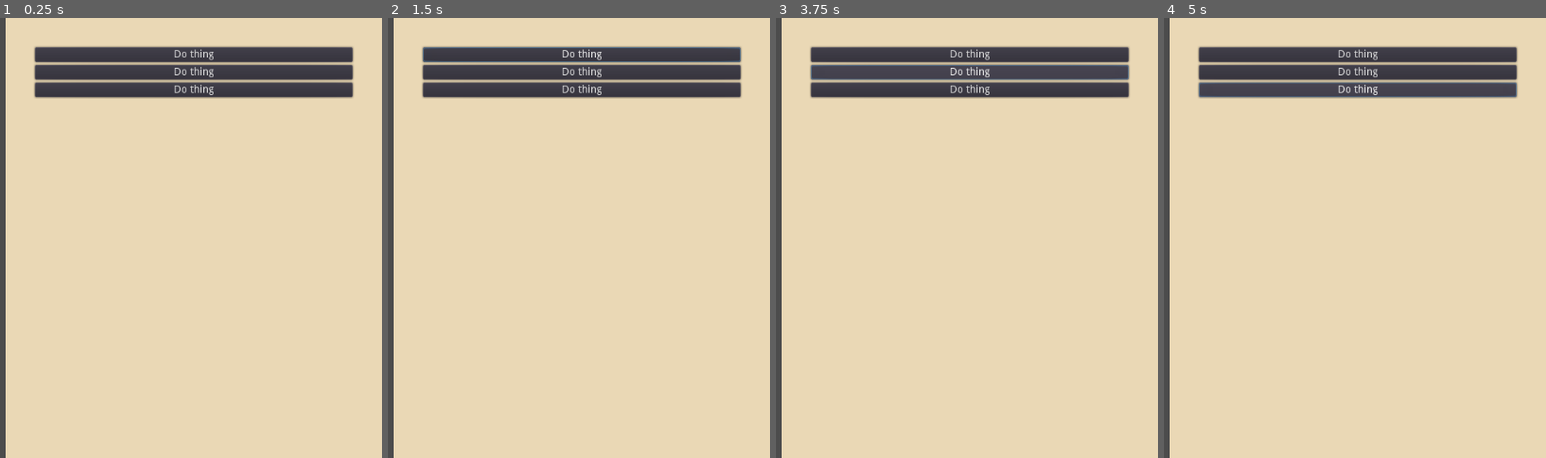
Above: before the commit, frames 1-4 (left to right).
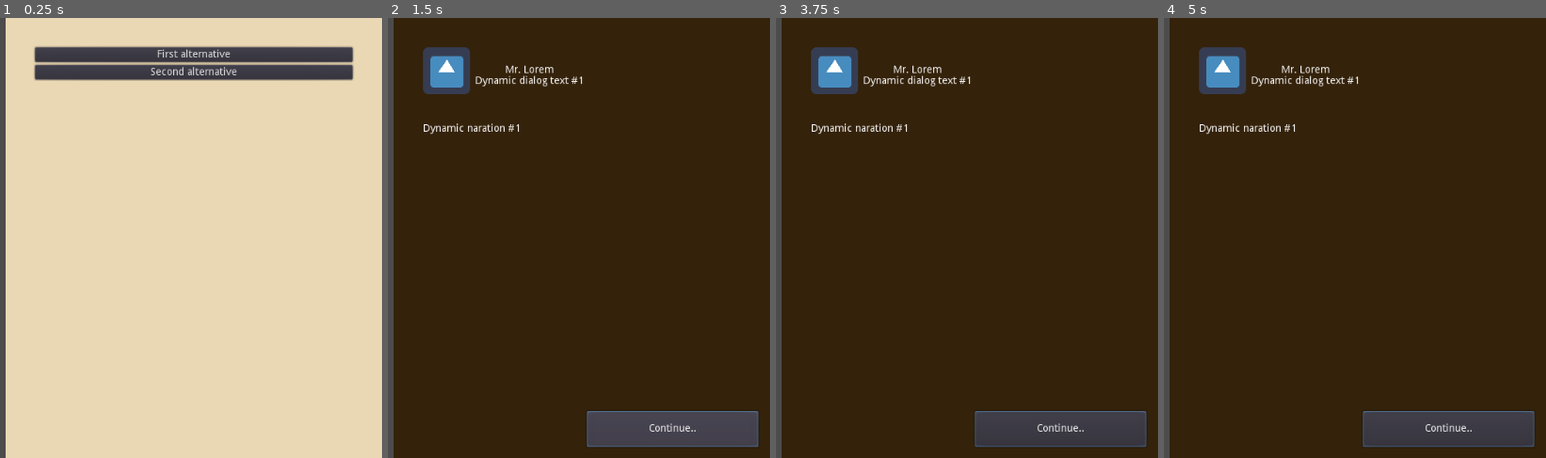
Above: after the commit, the same moments.

Repository: jordgubben/gw24-fam-andersson
Game: Godot game, scene res://FamilyDinner.tscn
Two runs of this game, one before a commit and one after it. Both use one fixed random seed, a clock stepped at 60 frames per second and the inputs below. The engine's default icon, where the game draws it, is replaced by a stand-in: a white triangle on a blue panel in a dark square.
Inputs (mouse positions are in pixels of both pictures, inside the frame that each line leads up to):
- Up to frame 1 (0.25 s): no input
- Up to frame 2 (1.5 s): click (582, 53) at 0.5 s, where only the run after the commit has a clickable "First alternative"; click "Continue.." at 1.25 s
- Up to frame 3 (3.75 s): click "Continue.." at 2 s; click (970, 53) at 2.75 s, where only the run before the commit has a clickable "Do thing"; click (970, 70) at 3.5 s, where only the run before the commit has a clickable "Do thing"
- Up to frame 4 (5 s): click (1358, 88) at 4.25 s, where only the run before the commit has a clickable "Do thing"

The runs differ from the first frame. In frame 1, 3.8% of the frame differs, in the area x 8-93%, y 7-19%; in frame 2, 98%; in frame 3, 98%, in the area x 1-100%, y 0-100%; in frame 4, 98%.

Commit message:
Present narrative when an option is selected

Diff:
--- a/FamilyDinner.gd
+++ b/FamilyDinner.gd
@@ -1,16 +1,31 @@
 extends Node2D
 
+# Options panel
+const OptionsPanel = preload("res://ui/OptionsPanel.gd")
+export(NodePath) var options_path = NodePath("ui/options")
+onready var _options_panel: OptionsPanel = self.get_node(options_path)
 
-# Declare member variables here. Examples:
-# var a = 2
-# var b = "text"
+# Narrative panel
+const NarrativePanel = preload("res://ui/NarrativePanel.gd")
+export(NodePath) var narrative_path = NodePath("ui/narrative")
+onready var _narrative_panel: NarrativePanel = self.get_node(narrative_path)
+
+# Populate options panel with some placeholders
+func _ready():
+	_options_panel.add_option("#1", "First alternative")
+	_options_panel.add_option("#2", "Second alternative")
 
 
-# Called when the node enters the scene tree for the first time.
-func _ready():
-	pass # Replace with function body.
+func _on_options_option_selected(key):
+	prints(self, "_on_options_option_selected", key)
+	_options_panel.visible = false
 
-
-# Called every frame. 'delta' is the elapsed time since the previous frame.
-#func _process(delta):
-#	pass
+	_narrative_panel.clear();
+	_narrative_panel.visible = true
+	match key:
+		"#1":
+			_narrative_panel.queue_dialouge("Godot mascot", "Dynamic dialog text #1")
+			_narrative_panel.queue_narration("Dynamic naration #1")
+		"#2":
+			_narrative_panel.queue_narration("Dynamic naration #2")
+			_narrative_panel.queue_dialouge("Godot mascot", "Dynamic dialog text #2")
--- a/FamilyDinner.tscn
+++ b/FamilyDinner.tscn
@@ -17,5 +17,7 @@
 }
 
 [node name="narrative" parent="ui" instance=ExtResource( 3 )]
+visible = false
 
 [node name="options" parent="ui" instance=ExtResource( 2 )]
+[connection signal="option_selected" from="ui/options" to="." method="_on_options_option_selected"]
--- a/ui/NarrativePanel.gd
+++ b/ui/NarrativePanel.gd
@@ -1,16 +1,25 @@
 extends Control
 
+onready var _dialouge_prototype: Control = $margin/vbox/dialouge_example
+onready var _narration_prototype: RichTextLabel = $margin/vbox/narration_example
 
-# Declare member variables here. Examples:
-# var a = 2
-# var b = "text"
+func _ready():
+	# Remove prototypes from tree
+	# (but keep them for future cloning)
+	self.remove_child(_dialouge_prototype)
+	self.remove_child(_narration_prototype)
 
+func queue_dialouge(speaker: String, dialoug: String):
+	var d =_dialouge_prototype.duplicate()
+	d.get_node("dialouge_label").bbcode_text = dialoug
+	$margin/vbox.add_child(d)
 
-# Called when the node enters the scene tree for the first time.
-func _ready():
-	pass # Replace with function body.
+func queue_narration(narration: String):
+	var n =_narration_prototype.duplicate()
+	n.bbcode_text = narration
+	$margin/vbox.add_child(n)
 
-
-# Called every frame. 'delta' is the elapsed time since the previous frame.
-#func _process(delta):
-#	pass
+func clear():
+	for c in $margin/vbox.get_children():
+		self.remove_child(c)
+		c.queue_free()
--- a/ui/NarrativePanel.tscn
+++ b/ui/NarrativePanel.tscn
@@ -38,12 +38,12 @@
 margin_right = 472.0
 margin_bottom = 494.0
 
-[node name="Dialoug" type="Control" parent="margin/vbox"]
+[node name="dialouge_example" type="Control" parent="margin/vbox"]
 margin_right = 432.0
 margin_bottom = 100.0
 rect_min_size = Vector2( 0, 100 )
 
-[node name="speaker_portrait" type="TextureRect" parent="margin/vbox/Dialoug"]
+[node name="speaker_portrait" type="TextureRect" parent="margin/vbox/dialouge_example"]
 anchor_bottom = 1.0
 margin_right = 40.0
 margin_bottom = -60.0
@@ -52,7 +52,7 @@
 "_edit_use_anchors_": false
 }
 
-[node name="speaker_name" type="Label" parent="margin/vbox/Dialoug"]
+[node name="speaker_name" type="Label" parent="margin/vbox/dialouge_example"]
 margin_left = 72.0
 margin_top = 24.0
 margin_right = 218.0
@@ -63,7 +63,7 @@
 "_edit_use_anchors_": false
 }
 
-[node name="RichTextLabel" type="RichTextLabel" parent="margin/vbox/Dialoug"]
+[node name="dialouge_label" type="RichTextLabel" parent="margin/vbox/dialouge_example"]
 anchor_left = 1.0
 anchor_right = 1.0
 anchor_bottom = 1.0
@@ -77,7 +77,7 @@
 "_edit_use_anchors_": false
 }
 
-[node name="naration_example" type="RichTextLabel" parent="margin/vbox"]
+[node name="narration_example" type="RichTextLabel" parent="margin/vbox"]
 margin_top = 104.0
 margin_right = 432.0
 margin_bottom = 149.0
--- a/ui/OptionsPanel.gd
+++ b/ui/OptionsPanel.gd
@@ -1,16 +1,20 @@
 extends Control
 
 
-# Declare member variables here. Examples:
-# var a = 2
-# var b = "text"
+signal option_selected(key)
 
+func _ready():
+	# Clear placeholders
+	for c in $margin/vbox.get_children():
+		self.remove_child(c)
+		c.queue_free()
 
-# Called when the node enters the scene tree for the first time.
-func _ready():
-	pass # Replace with function body.
+func add_option(key: String, title: String):
+	var b = Button.new()
+	b.text = title
+	b.connect("pressed", self, "on_option_clicked", [key])
+	$margin/vbox.add_child(b)
 
-
-# Called every frame. 'delta' is the elapsed time since the previous frame.
-#func _process(delta):
-#	pass
+func on_option_clicked(key:String):
+	prints("Selected: ", key)
+	self.emit_signal("option_selected", key)
